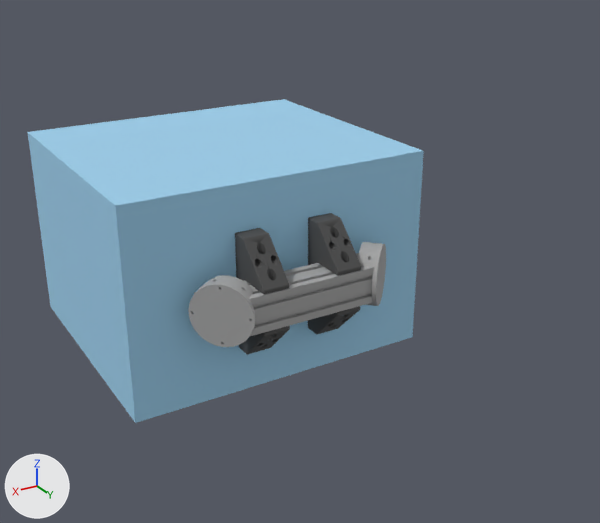
An edit to the COLLADA model src/Universal_Robots_ROS2_Tutorials/my_robot_cell/my_robot_cell_description/meshes/Low_Res_Dual_Robot_Base.dae, drawn before and after from the same camera.
Before and after are seen from a 50 mm camera at (0.976, 1.443, 1.068) aimed at (0.006, -0.173, 0.26). Every picture has the same lights, and +X, +Y and +Z are marked at lower left. Where no turn or scale is listed for an object, it has been applied to the vertices.

The first picture shows '01-015', '01-016', '01-016.001', '01-018', '01-018.001', 'Part 1'.
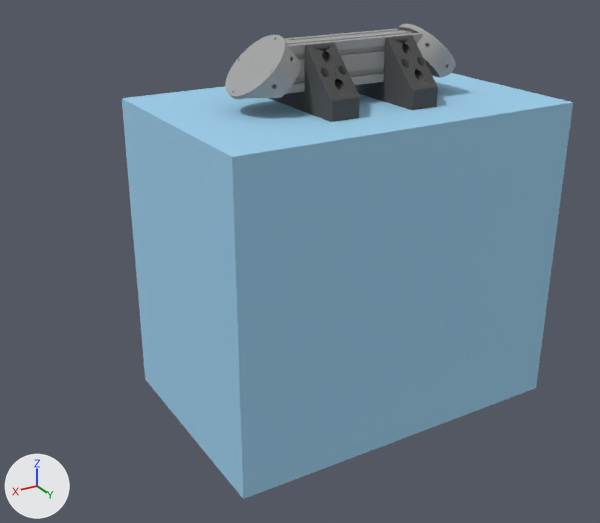
Edits to the bpy script that builds the scene:
```text
Change me_part_1:
    where me_part_1.from_pydata(...)  # 8 vertices, 12 faces; spans x 0.0..0.79, y 0.0..0.69, z -0.52..0.0
    used by ob_part_1; location = (-0.312, -0.801, 0.509)
    me_part_1 part 1: the whole mesh is turned 90 degrees about the x axis through the mesh origin
Change me_01_018:
    where me_01_018.from_pydata(...)  # 3042 vertices, 5038 faces; spans x -0.032..0.032, y -0.04..0.09, z -0.145..0.145
    used by ob_01_018; parent = ob_01_017__1; location = (-0.0116, -0.0715, 0.252)
    me_01_018 part 2: the whole mesh is turned 90 degrees about the x axis through the mesh origin
Change me_01_016:
    where me_01_016.from_pydata(...)  # 688 vertices, 1396 faces; spans x -0.075..0.075, y 0.0..0.05, z -0.075..0.075
    used by ob_01_016; parent = ob_01_017__1; location = (0.261, -0.0547, 0.252); rotation_euler = (0.785, 1.571, 0.0), in degrees (45, 90, 0)
    me_01_016 part 3: the whole mesh is turned 90 degrees about the x axis through the mesh origin
Change me_01_015:
    where me_01_015.from_pydata(...)  # 72 vertices, 140 faces; spans x -0.25..0.25, y -0.045..0.045, z -0.045..0.045
    used by ob_01_015; location = (0.084, -0.026, 0.252)
    me_01_015 part 4: the whole mesh is turned 90 degrees about the x axis through its middle
Change ob_part_1:
    ob_part_1.location: (-0.312, -0.801, 0.509) -> (-0.395, -0.26, 0.0)
Change ob_01_018:
    ob_01_018.location: (-0.0116, -0.0715, 0.252) -> (-0.0955, 0.0, 0.73)
Change ob_01_018_001:
    ob_01_018_001.location: (0.179, -0.0715, 0.252) -> (0.0955, 0.0, 0.73)
Change ob_01_016:
    ob_01_016.location: (0.261, -0.0547, 0.252) -> (0.177, 0.0, 0.747)
    ob_01_016.rotation_euler: (0.785, 1.571, 0.0) -> (0.785, 0.0, 1.571)  # degrees (45, 90, 0) -> degrees (45, 0, 90)
Change ob_01_015:
    ob_01_015.location: (0.084, -0.026, 0.252) -> (0.0, 0.0, 0.775)
Change ob_01_016_001:
    ob_01_016_001.location: (-0.0933, -0.0547, 0.252) -> (-0.177, 0.0, 0.747)
    ob_01_016_001.rotation_euler: (0.785, -1.571, 0.0) -> (0.785, 0.0, -1.571)  # degrees (45, -90, 0) -> degrees (45, 0, -90)
```

Changed parts and their boxes [x1, y1, x2, y2] in the pictures (600 x 523 px; the box of a moved part takes in the faces that stretch with it):
'Part 1', mesh turned, moved
    before: [28, 99, 424, 423]
    after: [122, 73, 573, 499]
'01-015', mesh turned, moved
    before: [194, 253, 374, 336]
    after: [248, 29, 452, 98]
'01-016', moved, turned
    before: [188, 275, 256, 347]
    after: [225, 35, 301, 99]
'01-018.001', mesh turned, moved
    before: [235, 228, 290, 355]
    after: [269, 36, 360, 122]
'01-018', mesh turned, moved
    before: [308, 213, 361, 334]
    after: [354, 29, 438, 110]
'01-016.001', moved, turned
    before: [358, 242, 386, 306]
    after: [398, 24, 456, 77]
part 2 of me_01_018, moved or reshaped
    before: [235, 213, 361, 355]
    after: [269, 29, 438, 122]
part 3 of me_01_016, moved or reshaped
    before: [188, 242, 386, 347]
    after: [225, 24, 456, 99]
